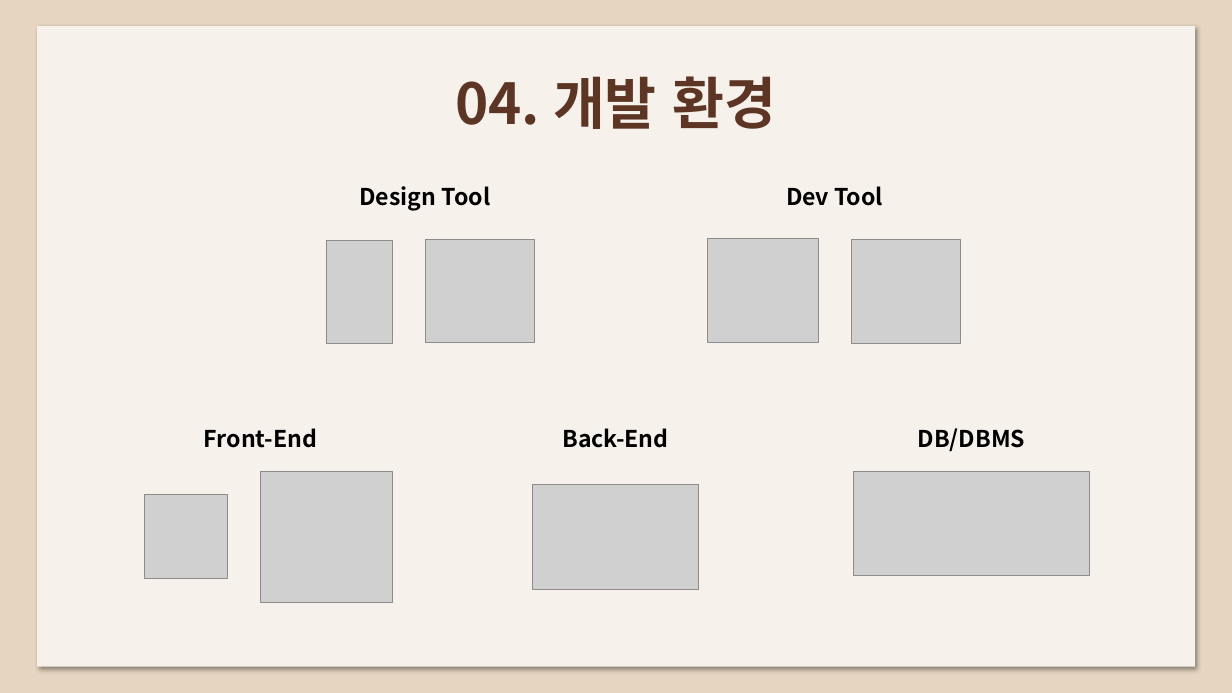
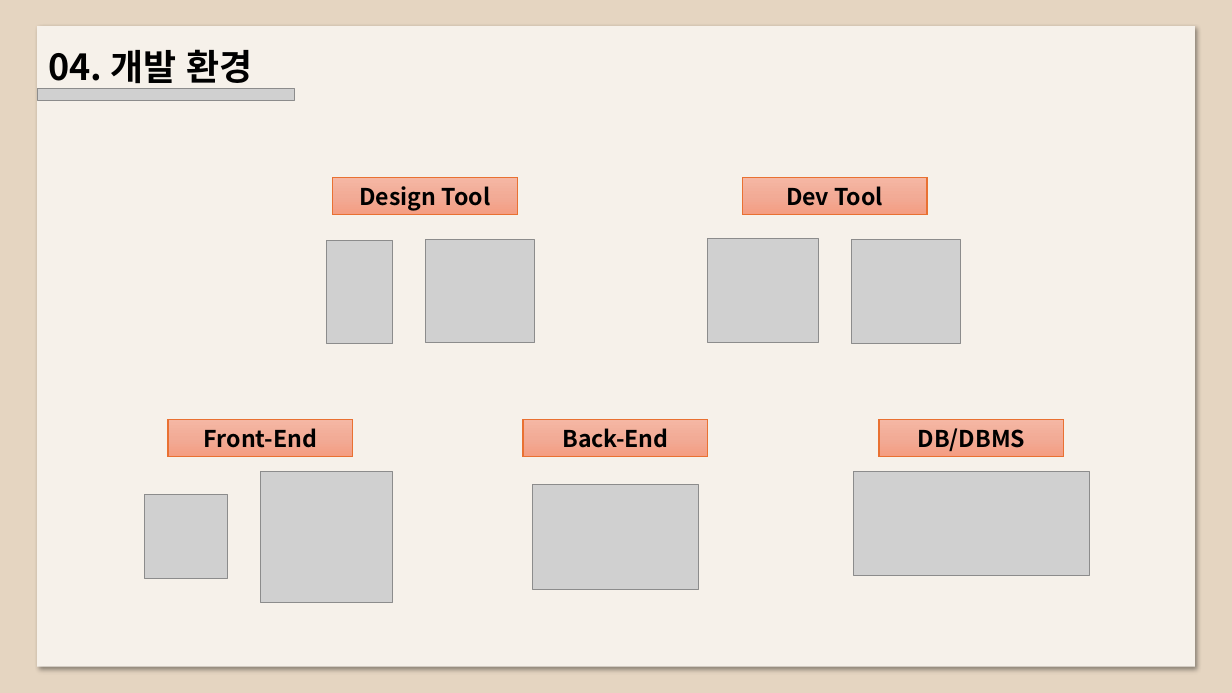
Before and after one commit to jflower52/portfolio, a slide deck: slide 11 of report/todayhanbbang.pptx (slide 10 before the commit). Drawn at 1232x693 pixels with LibreOffice and Linux fonts; fonts in the diff are those of the drawing; grey boxes stand for pictures. Boxes give left, top, right and bottom in pixels: in the first picture for what was removed or moved away, otherwise in the second. Text is boxed around its words. In the diff, an @@ line names an element or a change of style, - is before the commit and + after.

```diff
--- a/report/todayhanbbang.pptx
+++ b/report/todayhanbbang.pptx
@@ text "04. 개발 환경": place and size @@
-text "04. 개발 환경" at box(455, 76, 777, 129)
+text "04. 개발 환경" at box(48, 49, 253, 89)
@@ text "04. 개발 환경" at box(48, 49, 253, 89): size 44 to 28 pt, text colour #5D3525 to #000000; alignment centre to left @@
@@ picture added at box(37, 89, 295, 100) @@
@@ 5 rectangles: place and size @@
-5 rectangles at box(204, 186, 1025, 452)
+5 rectangles at box(168, 177, 1064, 457)
@@ fill none to gradient #F5B8A5 to #F2AB96 to #F59E82; outline none to #E97132 1 pt in 5 elements at box(333, 177, 518, 214), box(742, 177, 927, 214), box(523, 420, 708, 457), box(879, 420, 1064, 457), box(168, 420, 353, 457) @@
```
Also in this commit, not shown: 21 other slides changed, 9 slides added, 10 slides removed, 1 other file.
